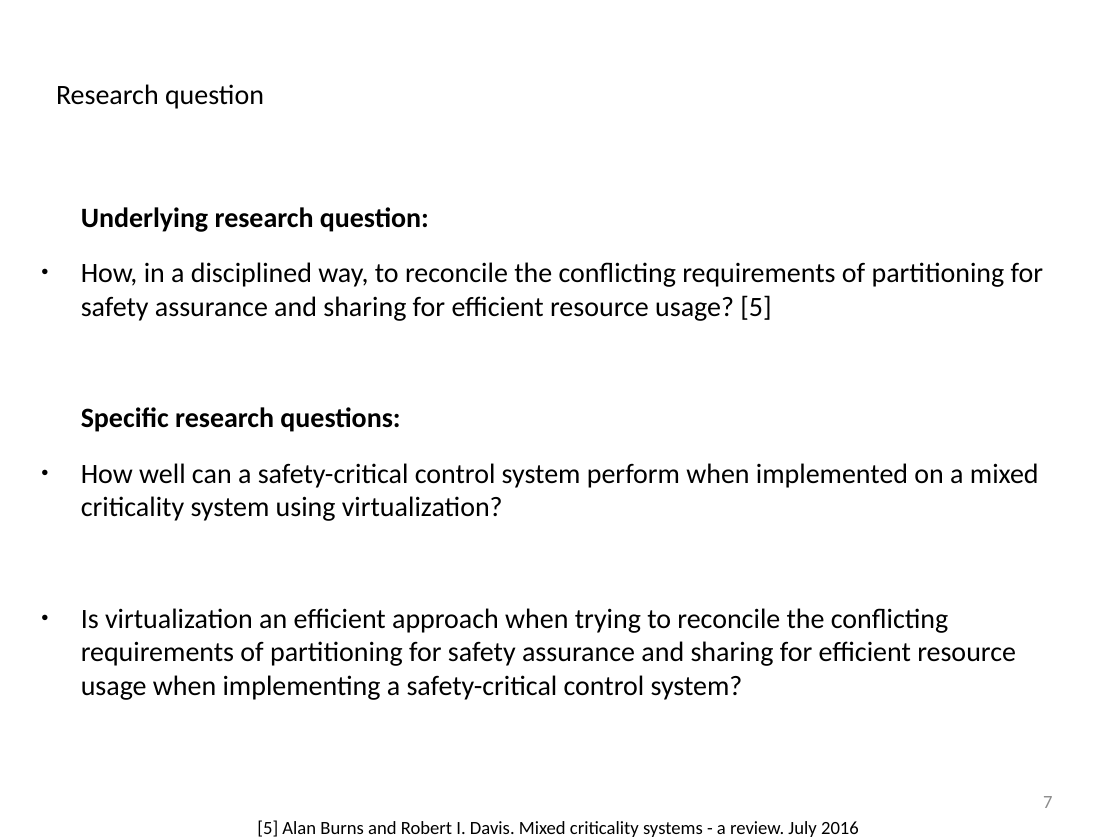
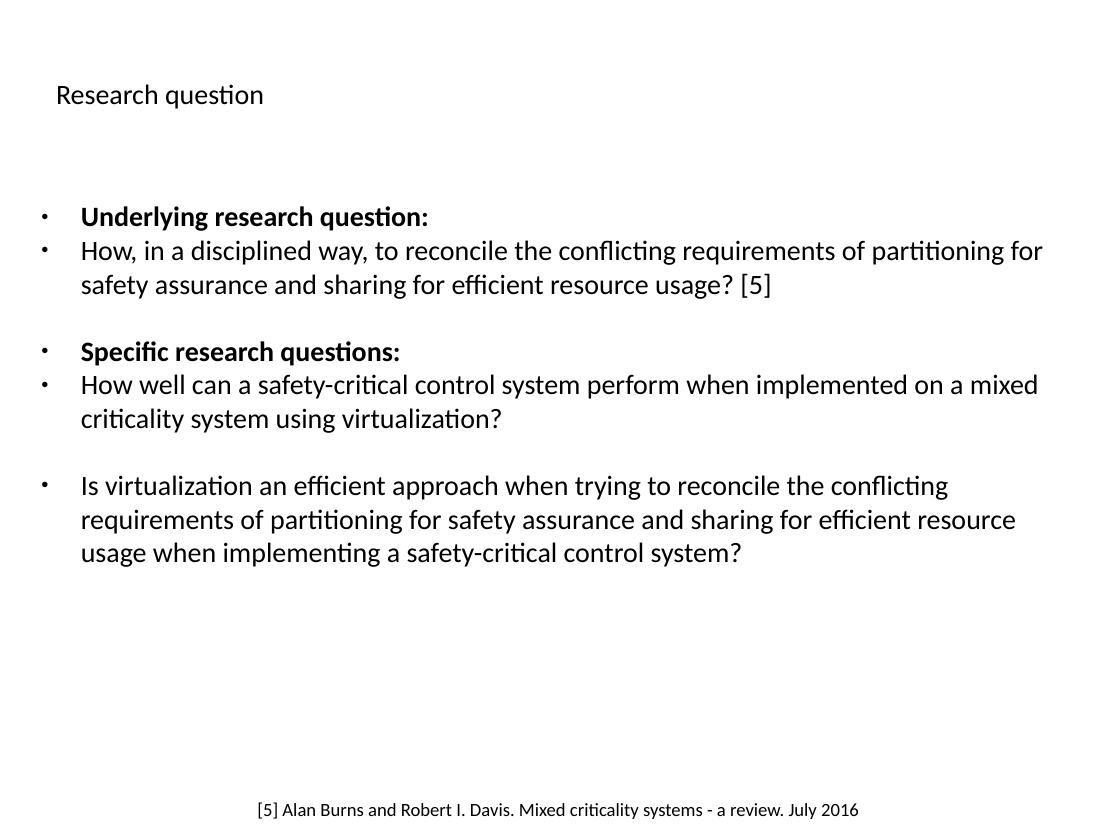
Before and after one commit to afcmrp/exjobb, a slide deck: slide 7 of Admin/presentation_20170317.odp. Drawn at 1120x840 pixels with LibreOffice and Linux fonts; fonts in the diff are those of the drawing; background and template pictures are left out. Boxes give left, top, right and bottom in pixels: in the first picture for what was removed or moved away, otherwise in the second. Text is boxed around its words. In the diff, an @@ line names an element or a change of style, - is before the commit and + after.

```diff
--- a/Admin/presentation_20170317.odp
+++ b/Admin/presentation_20170317.odp
@@ text "Underlying research question:" at [81, 206, 1043, 567]: bullet none to ●; less space between paragraphs @@
@@ text "[5] Alan Burns and Robert ...": place and size @@
-text "[5] Alan Burns and Robert ..." at [257, 820, 859, 837]
+text "[5] Alan Burns and Robert ..." at [257, 802, 859, 819]
@@ page number removed at [1043, 796, 1052, 808] @@
-7
```
Also in this commit, not shown: 13 other slides changed, 1 slide added.
